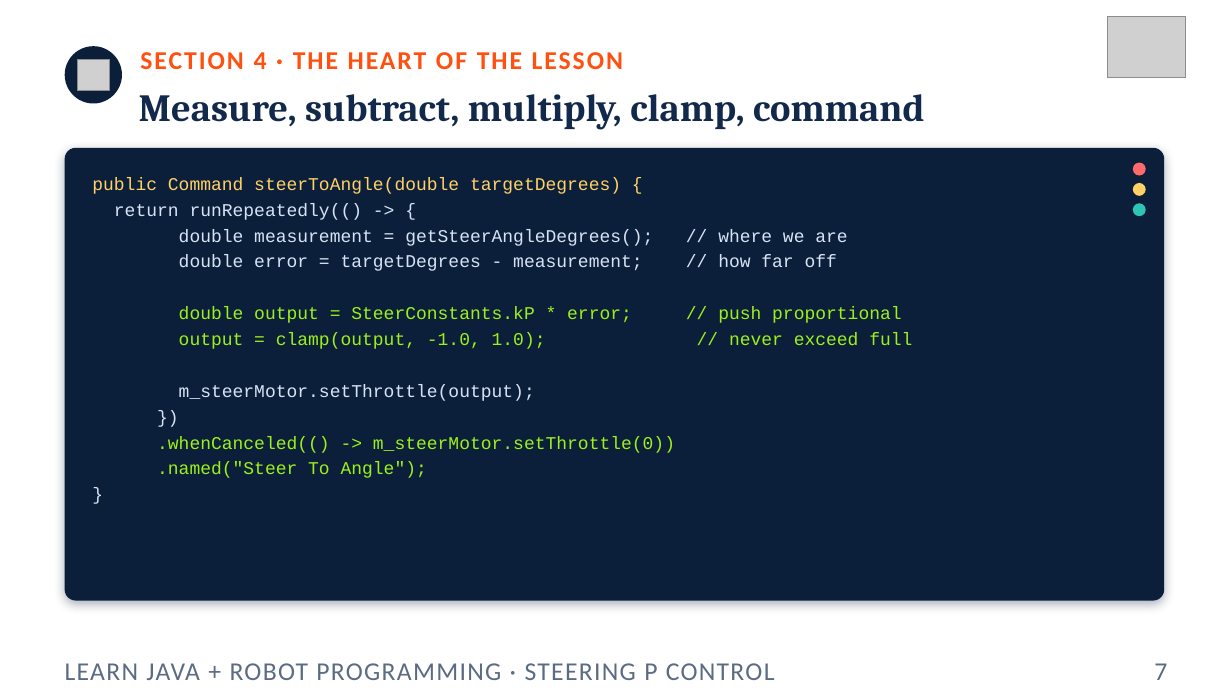
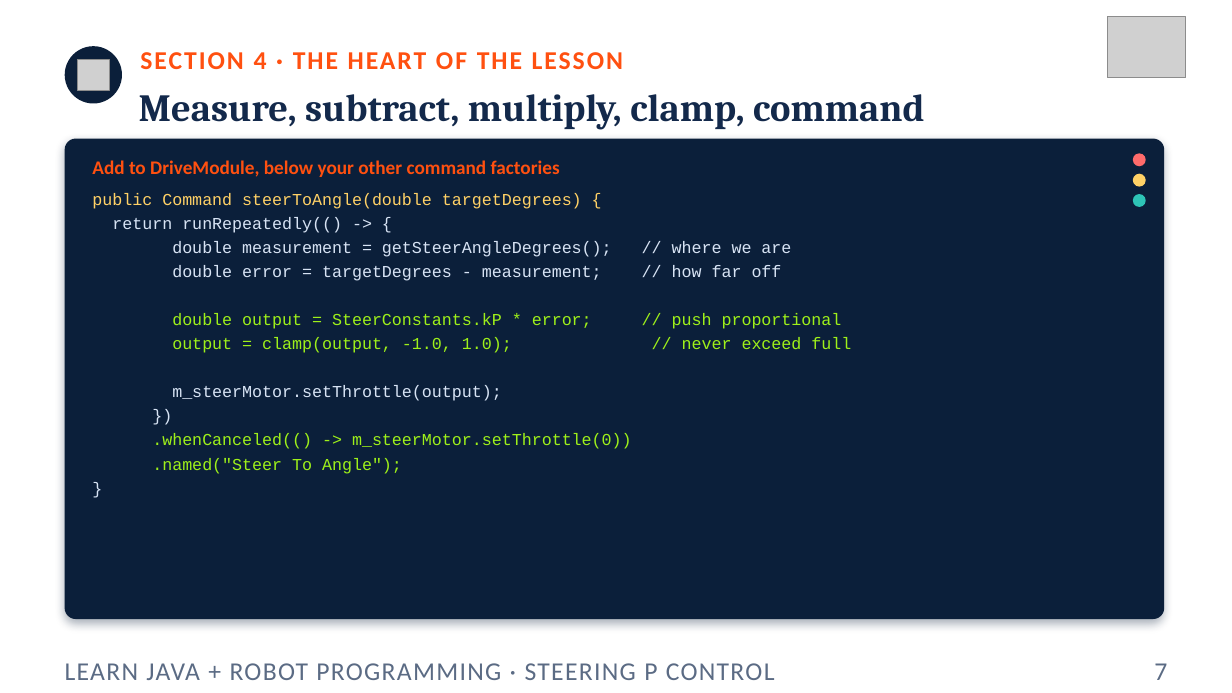
Before and after one commit to FRC5010/BasicRobotLessons, a slide deck: slide 7 of docs/presentations/v3/05-steering-p-control.pptx. Drawn at 1232x693 pixels with LibreOffice and Linux fonts; fonts in the diff are those of the drawing; grey boxes stand for pictures. Boxes give left, top, right and bottom in pixels: in the first picture for what was removed or moved away, otherwise in the second. Text is boxed around its words. In the diff, an @@ line names an element or a change of style, - is before the commit and + after.

```diff
--- a/docs/presentations/v3/05-steering-p-control.pptx
+++ b/docs/presentations/v3/05-steering-p-control.pptx
@@ rounded rectangle: place and size @@
-rounded rectangle at <box>65,148,1165,601</box>
+rounded rectangle at <box>65,139,1165,619</box>
@@ rounded rectangle at <box>65,139,1165,619</box>: proportions changed @@
@@ text added at <box>92,160,560,177</box>, 15 pt, text #FF5010, bold @@
+Add to DriveModule, below your other command factories
@@ text "public Command steerToAngle(double targetDegrees) {": place and size @@
-text "public Command steerToAngle(double targetDegrees) {" at <box>92,177,912,478</box>
+text "public Command steerToAngle(double targetDegrees) {" at <box>92,193,851,474</box>
@@ text "public Command steerToAngle(double targetDegrees) {" at <box>92,193,851,474</box>: size 14 to 13 pt @@
@@ 3 ellipses: place and size @@
-3 ellipses at <box>1133,163,1146,216</box>
+3 ellipses at <box>1133,153,1146,207</box>
```
Also in this commit, not shown: 4 other slides changed, 17 other files.
